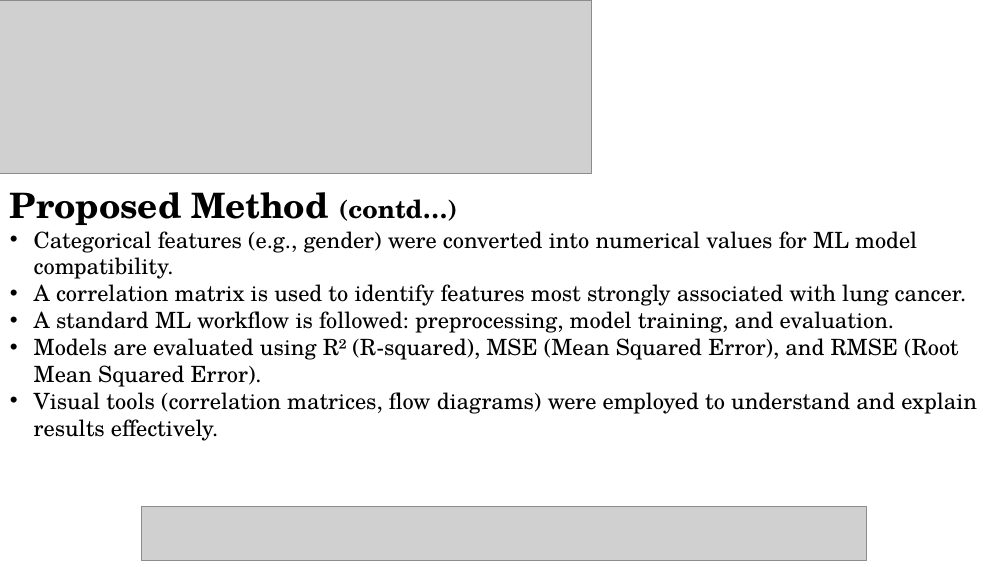
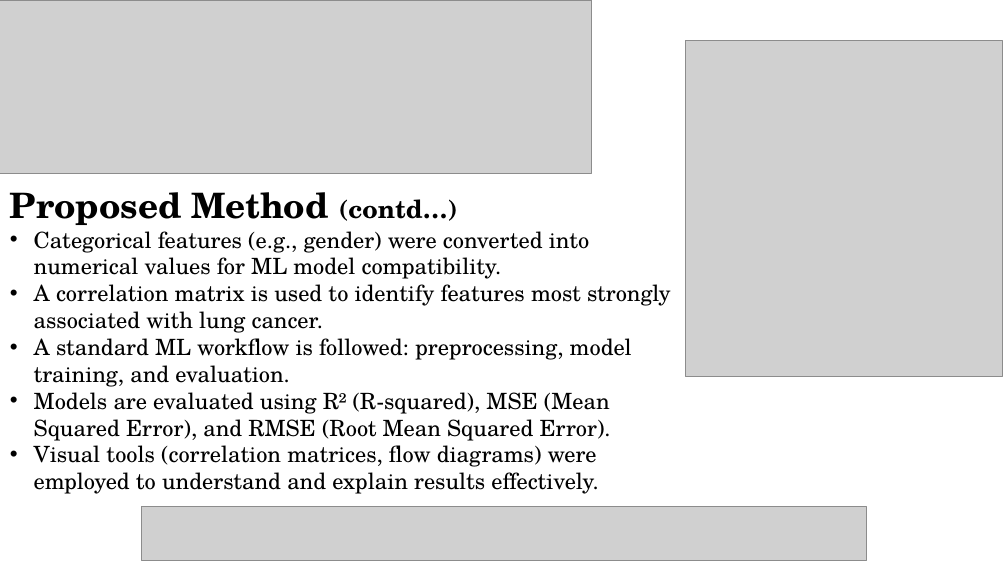
Before and after one commit to aadipoddar/Lung-Cancer-ML, a slide deck: slide 7 of Paper Presentation Template_NMITCON2025[1].ppt. Drawn at 1008x567 pixels with LibreOffice and Linux fonts; fonts in the diff are those of the drawing; grey boxes stand for pictures. Boxes give left, top, right and bottom in pixels: in the first picture for what was removed or moved away, otherwise in the second. Text is boxed around its words. In the diff, an @@ line names an element or a change of style, - is before the commit and + after.

```diff
--- a/Paper Presentation Template_NMITCON2025[1].ppt
+++ b/Paper Presentation Template_NMITCON2025[1].ppt
@@ picture added at <box>685,41,1003,377</box> @@
@@ text "Proposed Method (contd…)" rewrapped from <box>10,192,977,441</box> to <box>10,192,671,494</box> @@
```
Also in this commit, not shown: 4 other slides changed, 1 other file.
